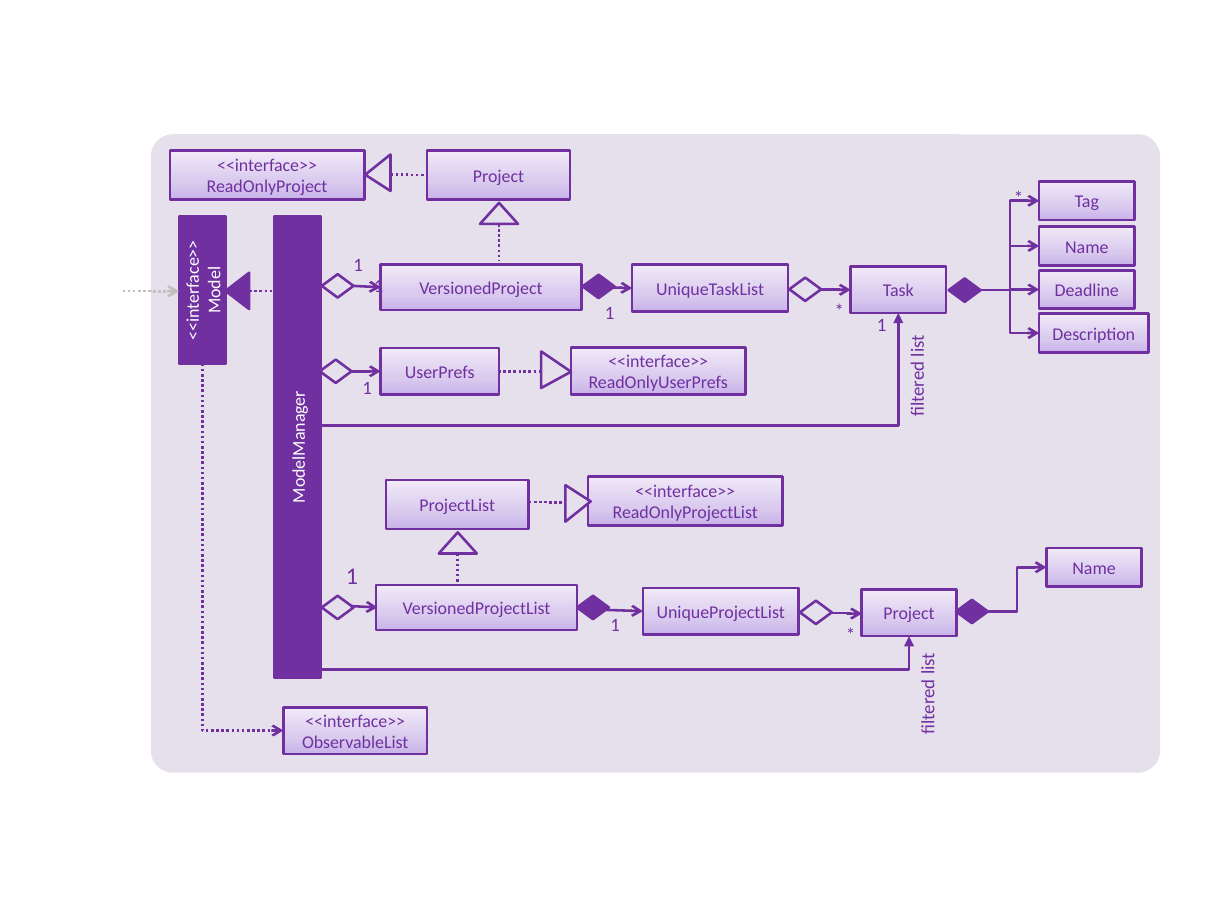
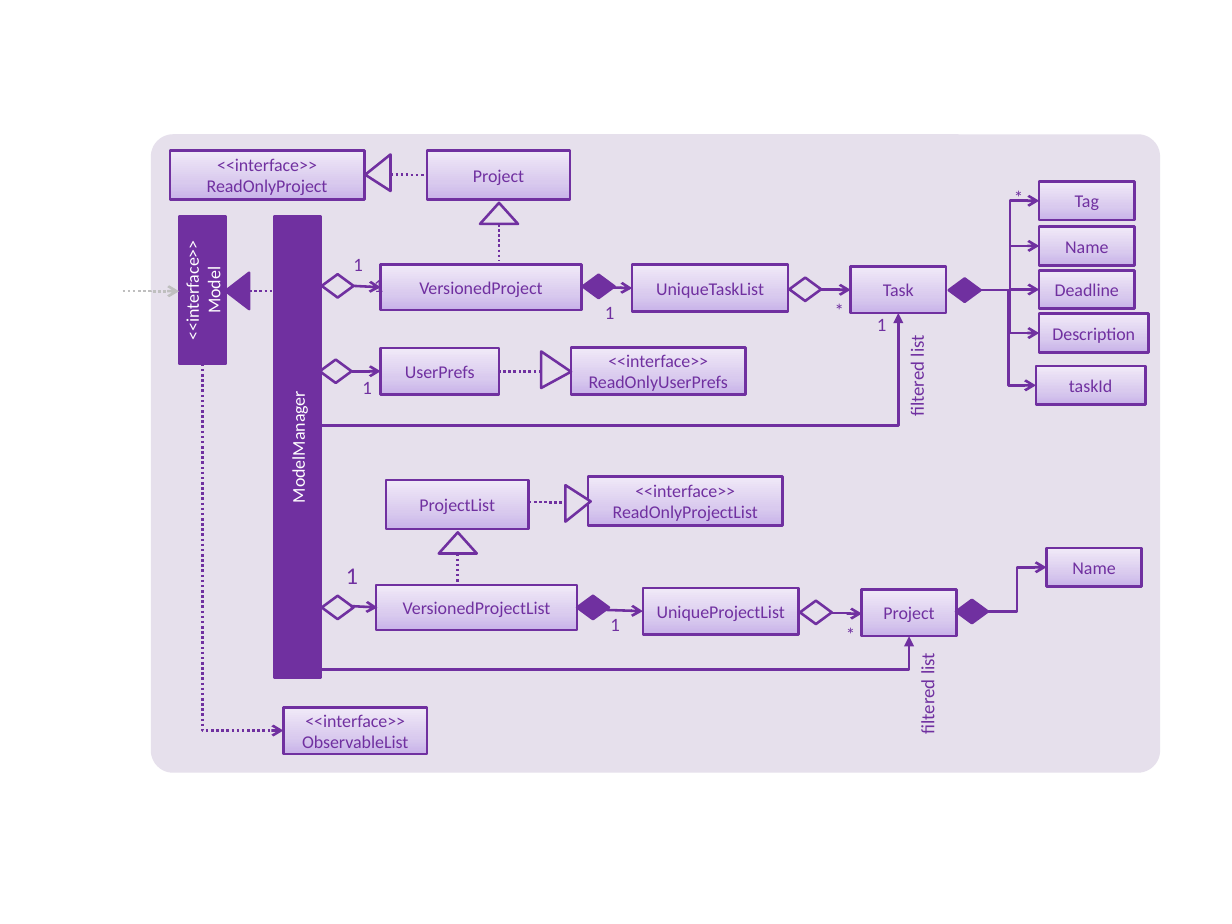
Before and after one commit to josephinetanadi/main, a slide deck: slide 1 of docs/diagrams/ModelComponentClassDiagram.pptx. Drawn at 1232x924 pixels with LibreOffice and Linux fonts; fonts in the diff are those of the drawing. Boxes give left, top, right and bottom in pixels: in the first picture for what was removed or moved away, otherwise in the second. Text is boxed around its words. In the diff, an @@ line names an element or a change of style, - is before the commit and + after.

```diff
--- a/docs/diagrams/ModelComponentClassDiagram.pptx
+++ b/docs/diagrams/ModelComponentClassDiagram.pptx
@@ elbow arrow added from (981, 291) to (1036, 386), #7030A0 1.5 pt @@
@@ rectangle added at (1036,366,1146,404), fill gradient #C9B5E8 to #D8CBEE to #F0EAF9, outline #7030A0 1.5 pt, 10.5 pt, text #7030A0 @@
+taskId
```
Also in this commit, not shown: 23 other files.
